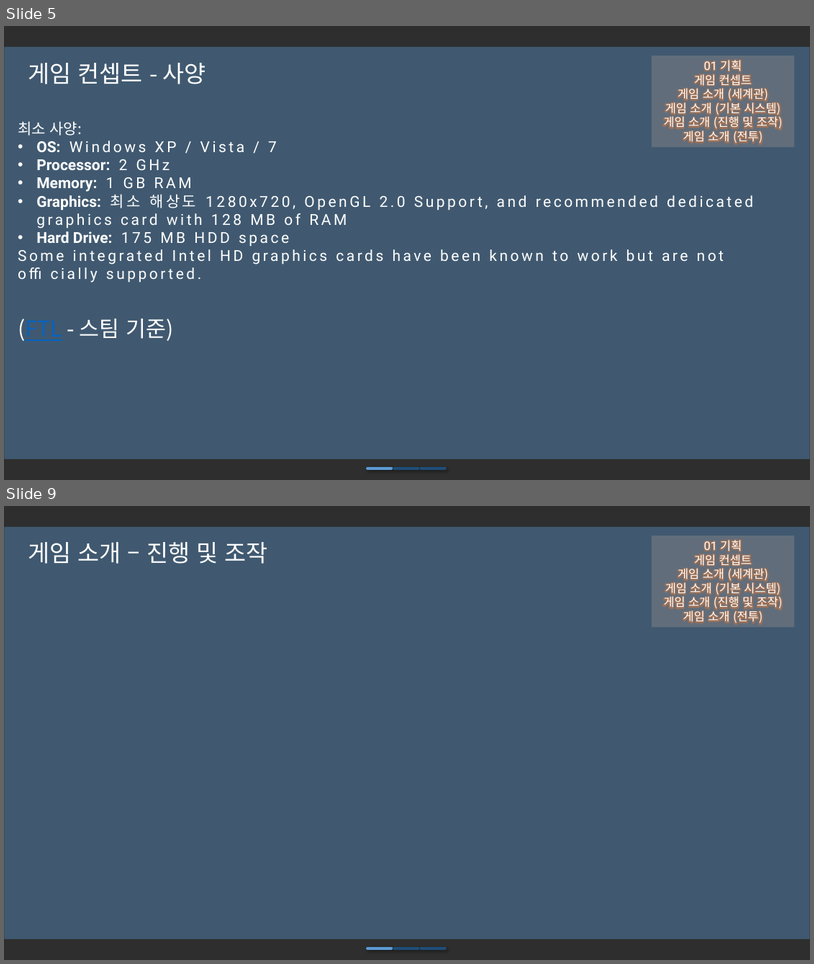
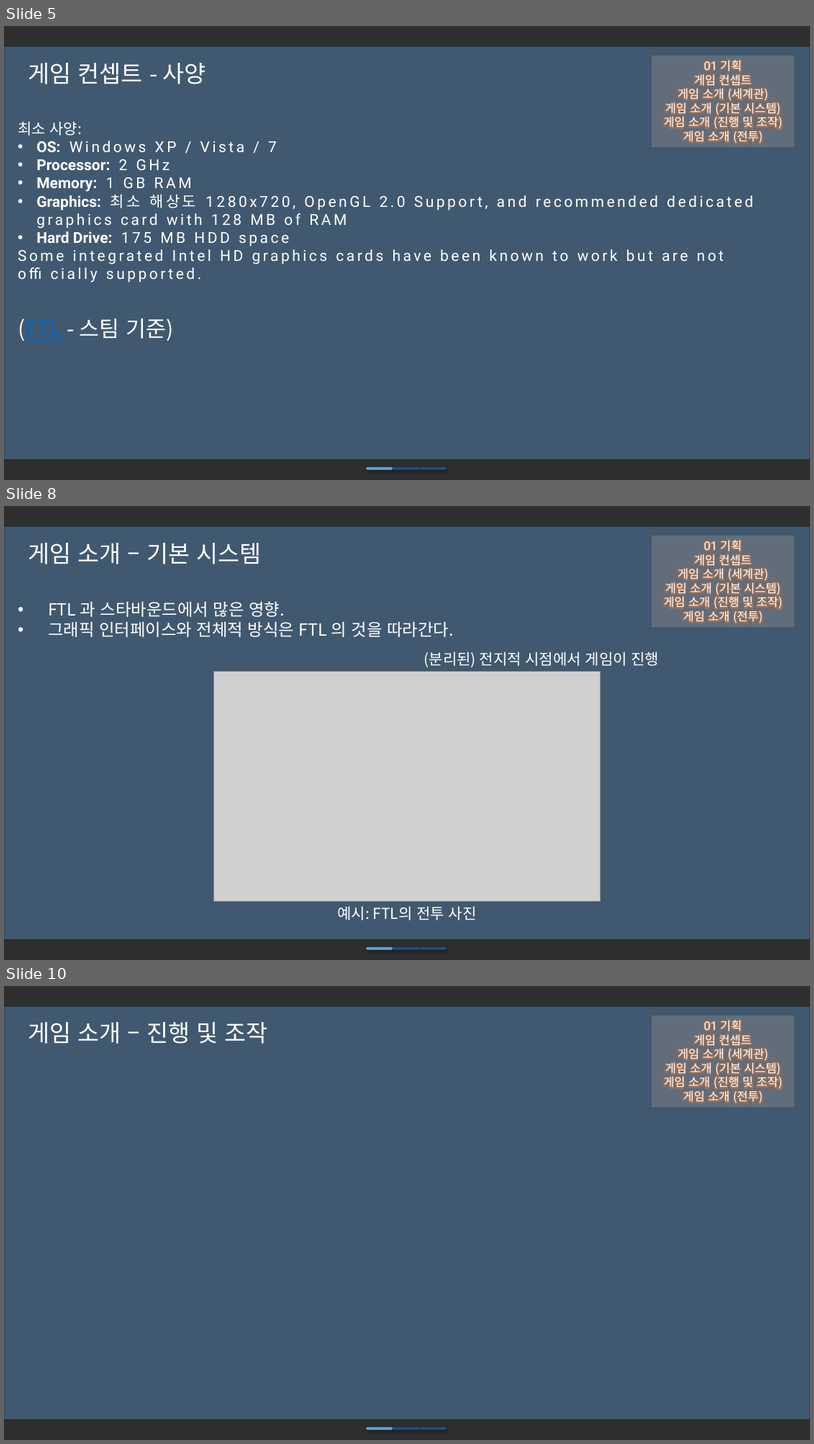
Before and after one commit to iconstudio/2017-Platformer, a slide deck: slides/Cosmos_20171105.pptx. Shown one above the other, each under a label of ours: slides 5 and 9 before the commit, slides 5, 8 and 10 after it; the slides between them are not shown. The pictures are 814x964 and 814x1444 pixels, drawn with LibreOffice and Linux fonts; fonts in the diff are those of the drawing; grey boxes stand for pictures; background and template pictures are left out; a plain dark background stands for a picture behind light text. Boxes give left, top, right and bottom in pixels: in the first picture for what was removed or moved away, otherwise in the second. Text is boxed around its words. In the diff, an @@ line names an element or a change of style, - is before the commit and + after.

```diff
--- a/slides/Cosmos_20171105.pptx
+++ b/slides/Cosmos_20171105.pptx
@@ slide 8 added at <box>4,506,810,960</box>, background picture (left out); not listed: 2 template elements that a slide beside it also shows @@
@@ text added at <box>28,543,262,564</box>, 28 pt, text #FFFFFF @@
+게임 소개 – 기본 시스템
@@ rectangle added at <box>652,536,795,627</box>, fill #F8CBAD at 18% opacity, 14 pt, text #FFFFFF @@
+01 기획
+게임 컨셉트
+게임 소개 (세계관)
+게임 소개 (기본 시스템)
+게임 소개 (진행 및 조작)
+게임 소개 (전투)
@@ text added at <box>48,601,454,637</box>, 20 pt, text #FFFFFF @@
+• FTL 과 스타바운드에서 많은 영향.
+• 그래픽 인터페이스와 전체적 방식은 FTL 의 것을 따라간다.
@@ text added at <box>424,651,660,667</box>, 18 pt, text #FFFFFF @@
+(분리된) 전지적 시점에서 게임이 진행
@@ picture added at <box>214,671,601,901</box> @@
@@ text added at <box>337,906,477,920</box>, 18 pt, text #FFFFFF @@
+예시: FTL의 전투 사진
@@ line added from (368, 948) to (392, 948), #5B9BD5 3.5 pt @@
@@ line added from (395, 948) to (419, 948), #1F4E79 3.5 pt @@
@@ line added from (422, 948) to (445, 948), #1F4E79 3.5 pt @@
@@ what was slide 9 is now slide 10 @@
```
Also in this commit, not shown: 5 slides changed, 1 other file.
